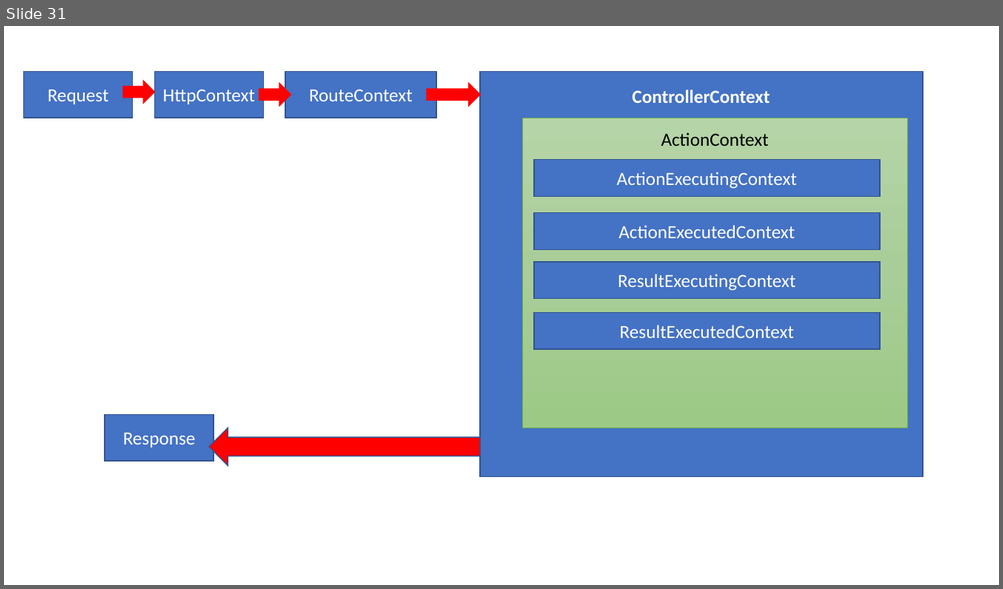
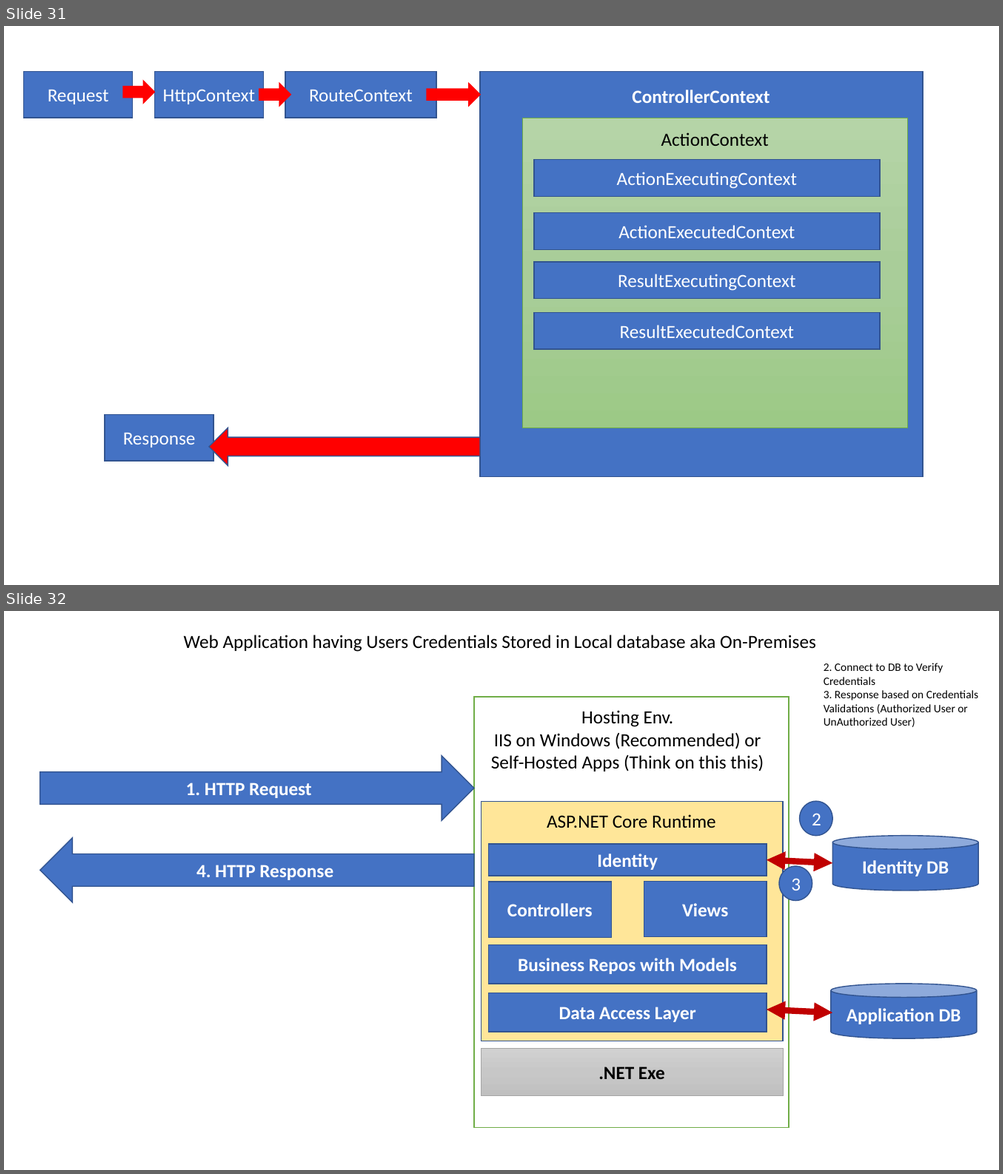
Before and after one commit to maheshsabnis/mbaspnetcore, a slide deck: mbaspnetcore6/MB_Training_Images.pptx. Shown one above the other, each under a label of ours: slide 31 before the commit, slides 31 and 32 after it. The pictures are 1003x589 and 1003x1174 pixels, drawn with LibreOffice and Linux fonts; fonts in the diff are those of the drawing. Boxes give left, top, right and bottom in pixels: in the first picture for what was removed or moved away, otherwise in the second. Text is boxed around its words. In the diff, an @@ line names an element or a change of style, - is before the commit and + after.

```diff
--- a/mbaspnetcore6/MB_Training_Images.pptx
+++ b/mbaspnetcore6/MB_Training_Images.pptx
@@ slide 32 added at (4, 611, 999, 1170), background #FFFFFF @@
@@ text added at (184, 635, 816, 652), 18 pt, text #000000 @@
+Web Application having Users Credentials Stored in Local database aka On-Premises
@@ text added at (823, 663, 978, 727), 11 pt, text #000000 @@
+2. Connect to DB to Verify Credentials
+3. Response based on Credentials Validations (Authorized User or UnAuthorized User)
@@ rectangle added at (474, 697, 789, 1128), fill #FFFFFF, outline #70AD47 1 pt @@
@@ text added at (491, 710, 763, 772), 18 pt, text #000000 @@
+Hosting Env.
+IIS on Windows (Recommended) or Self-Hosted Apps (Think on this this)
@@ right arrow added at (40, 756, 474, 820), fill #4472C4, outline #325491 1 pt, 18 pt, text #FFFFFF, bold @@
+1. HTTP Request
@@ rectangle added at (481, 801, 783, 1042), fill #FFE699, outline #325491 1 pt @@
@@ ellipse added at (800, 801, 832, 835), fill #4472C4, outline #325491 1 pt, 18 pt, text #FFFFFF @@
+2
@@ text added at (546, 815, 716, 828), 18 pt, text #000000 @@
+ASP.NET Core Runtime
@@ left arrow added at (40, 838, 474, 903), fill #4472C4, outline #325491 1 pt, 18 pt, text #FFFFFF, bold @@
+4. HTTP Response
@@ rectangle added at (488, 845, 765, 876), fill #4472C4, outline #325491 1 pt, 18 pt, text #FFFFFF, bold @@
+Identity
@@ cylinder added at (832, 835, 978, 891), fill #4472C4, outline #325491 1 pt, 18 pt, text #FFFFFF, bold @@
+Identity DB
@@ double arrow added from (766, 860) to (832, 863), #C00000 6 pt @@
@@ ellipse added at (780, 866, 812, 900), fill #4472C4, outline #325491 1 pt, 18 pt, text #FFFFFF @@
+3
@@ rectangle added at (488, 882, 611, 938), fill #4472C4, outline #325491 1 pt, 18 pt, text #FFFFFF, bold @@
+Controllers
@@ rectangle added at (643, 881, 765, 937), fill #4472C4, outline #325491 1 pt, 18 pt, text #FFFFFF, bold @@
+Views
@@ rectangle added at (488, 945, 765, 984), fill #4472C4, outline #325491 1 pt, 18 pt, text #FFFFFF, bold @@
+Business Repos with Models
@@ cylinder added at (831, 984, 976, 1039), fill #4472C4, outline #325491 1 pt, 18 pt, text #FFFFFF, bold @@
+Application DB
@@ rectangle added at (488, 994, 765, 1033), fill #4472C4, outline #325491 1 pt, 18 pt, text #FFFFFF, bold @@
+Data Access Layer
@@ double arrow added from (766, 1010) to (832, 1013), #C00000 6 pt @@
@@ rectangle added at (481, 1048, 783, 1096), fill gradient #D2D2D2 to #C8C8C8 to #C0C0C0, outline #A5A5A5 0.5 pt, 18 pt, text #000000, bold @@
+.NET Exe
```
Also in this commit, not shown: 1 other slide added, 2 other files.
